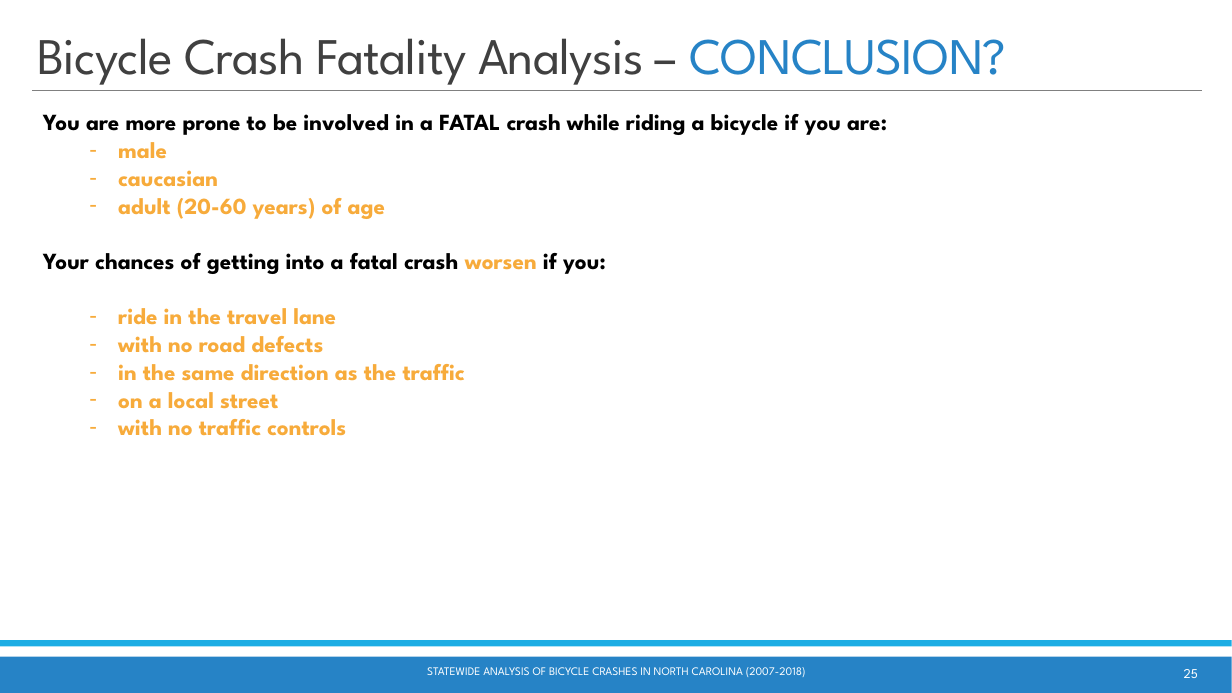
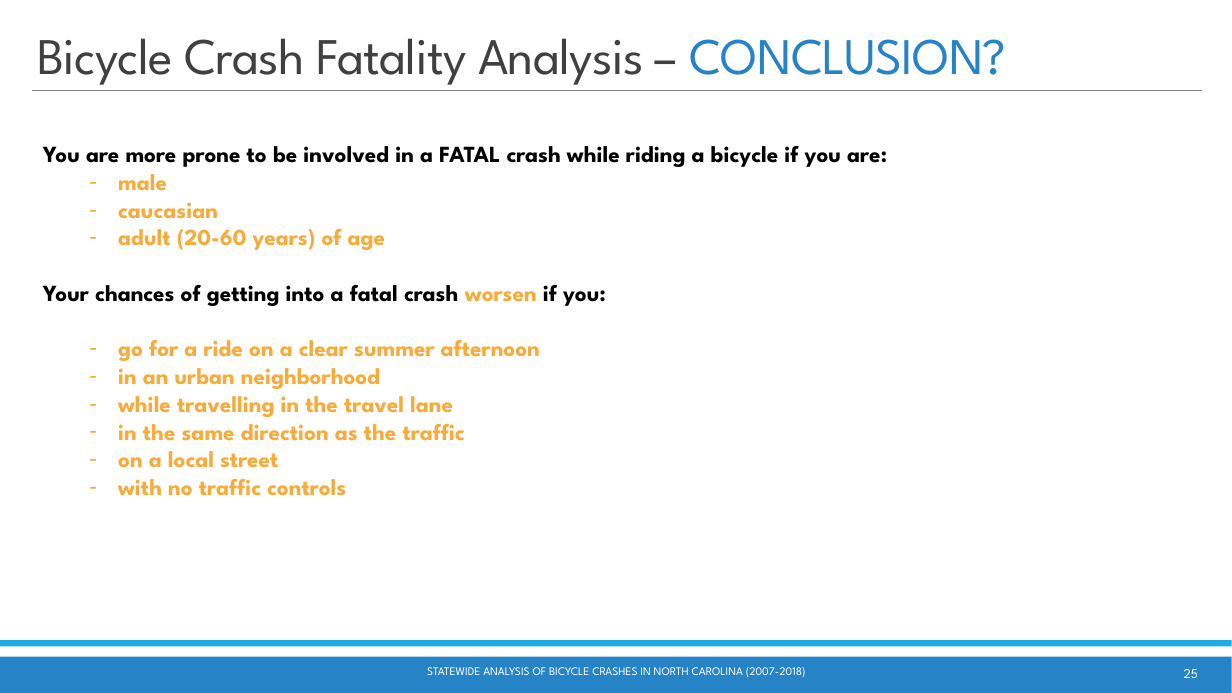
Before and after one commit to waghrayrashi/project-1, a slide deck: slide 25 of Project 1 - Group 2 - Statewide Bicycle Crash Analysis.pptx. Drawn at 1232x693 pixels with LibreOffice and Linux fonts; fonts in the diff are those of the drawing. Boxes give left, top, right and bottom in pixels: in the first picture for what was removed or moved away, otherwise in the second. Text is boxed around its words. In the diff, an @@ line names an element or a change of style, - is before the commit and + after.

```diff
--- a/Project 1 - Group 2 - Statewide Bicycle Crash Analysis.pptx
+++ b/Project 1 - Group 2 - Statewide Bicycle Crash Analysis.pptx
@@ text "You are more prone to ...": place and size @@
-text "You are more prone to ..." at (43, 114, 887, 436)
+text "You are more prone to ..." at (43, 146, 887, 496)
@@ text at (118, 340, 540, 417): text changed @@
-  – ride in the travel lane
-  – with no road defects
+  – go for a ride on a clear summer afternoon
+  – in an urban neighborhood
+  – while travelling in the travel lane
```
Also in this commit, not shown: 7 other slides changed, 2 slides removed, 2 other files.
